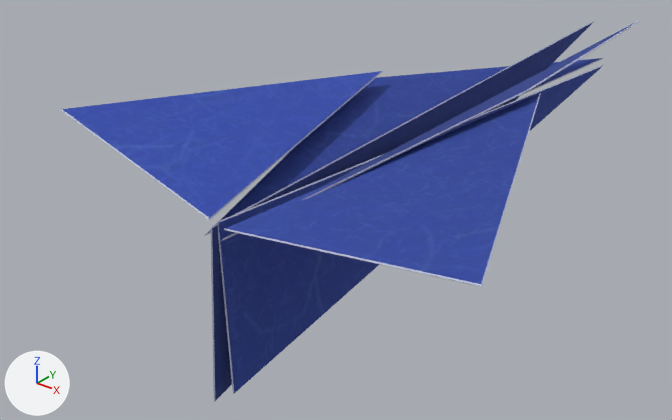
One commit to the glTF model assets/paper/guns/plane_damaged.glb: the scene before it, then after it.
Camera for both pictures: a 50 mm camera at (0.205, -0.352, 0.153) aimed at (-0.036, -0.05, -0.035). Every picture has the same lights, and +X, +Y and +Z are marked at lower left. The older version comes first. Where no turn or scale is listed for an object, it has been applied to the vertices. Vertices at exactly the same position are counted once.

Objects in the first picture: 'plane', 'wing_l', 'wing_r'.
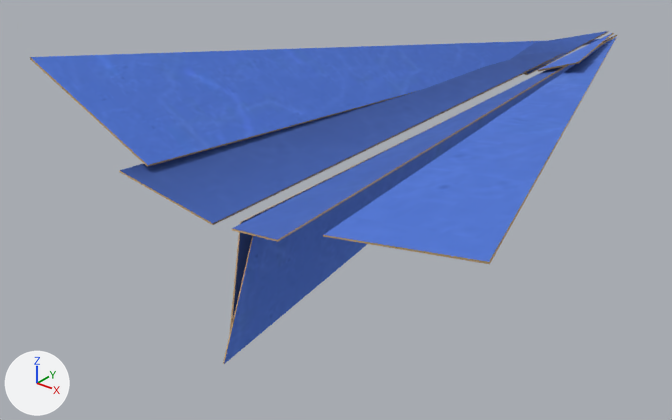
Location of each change, [x1, y1, x2, y2] in pixels of the pictures (672 x 420 px):
'wing_l', reshaped, moved (6% wider, 9% taller)
    before: [61, 58, 604, 236]
    after: [30, 31, 608, 225]
'wing_r', reshaped, moved (9% narrower, 13% shorter)
    before: [219, 20, 641, 287]
    after: [232, 33, 617, 264]
'plane', reshaped, moved (15% shorter)
    before: [210, 20, 605, 401]
    after: [223, 39, 612, 364]
part 1 of me_plane, rebuilt
    before: [210, 20, 595, 401]
    after: [229, 95, 496, 335]
part 2 of me_plane, rebuilt
    before: [217, 64, 605, 394]
    after: [223, 39, 612, 364]
part 3 of me_wing_l, rebuilt
    before: [204, 58, 604, 236]
    after: [119, 51, 567, 225]
part 4 of me_wing_l, deleted (blue)
    before: [61, 71, 383, 220]
part 5 of me_wing_l, added (blue)
    after: [30, 31, 608, 167]
part 6 of me_wing_r, rebuilt (7% narrower, 17% taller)
    before: [224, 93, 541, 287]
    after: [323, 37, 617, 264]
part 7 of me_wing_r, rebuilt (9% narrower, 7% shorter)
    before: [219, 20, 641, 242]
    after: [232, 35, 617, 242]
part 8 of me_wing_r, added (blue)
    after: [538, 33, 614, 72]

Patch to the scene script:
```diff
--- a/assets/paper/guns/plane_damaged.glb.py
+++ b/assets/paper/guns/plane_damaged.glb.py
@@ me_plane @@
 # used by ob_plane; parent = ob_vm; location = (0.0, -0.03, -0.012)
-me_plane.from_pydata(...)  # 36 vertices, 64 faces; spans x -0.007..0.011, y -0.13..0.171, z -0.052..0.033
+me_plane.from_pydata(...)  # 12 vertices, 16 faces; spans x -0.003..0.006, y -0.165..0.156, z -0.049..0.0
+# me_plane part 1: the loose piece of 18 vertices spanning x -0.007..-0.002, y -0.13..0.171, z -0.052..0.033 is rebuilt with 6 vertices and now spans x -0.003..0.004, y -0.161..0.156, z -0.049..0.0
+# me_plane part 2: the loose piece of 18 vertices spanning x -0.003..0.011, y -0.127..0.157, z -0.048..0.024 is rebuilt with 6 vertices and now spans x 0.001..0.006, y -0.165..0.156, z -0.049..-0.001
 me_plane.materials.append(mat_paper_plane_damaged)
@@ me_wing_l @@
 # used by ob_wing_l; location = (0.0, -0.01, 0.01)
-me_wing_l.from_pydata(...)  # 35 vertices, 62 faces; spans x -0.084..0.004, y -0.151..0.153, z -0.01..0.024
+me_wing_l.from_pydata(...)  # 18 vertices, 24 faces; spans x -0.1..-0.001, y -0.156..0.158, z -0.003..0.041
+# me_wing_l part 3: the loose piece of 18 vertices spanning x -0.048..0.004, y -0.149..0.153, z -0.01..0.007 is rebuilt with 6 vertices and now spans x -0.053..-0.003, y -0.156..0.158, z -0.003..0.007
+# me_wing_l part 4: the loose piece of 17 vertices spanning x -0.084..-0.002, y -0.151..-0.001, z 0.004..0.024 is deleted
+# me_wing_l part 5
+# 12 vertices are added at x -0.1..-0.001, y -0.156..0.157, z -0.003..0.041
+# 16 new faces join them
 me_wing_l.materials.append(mat_paper_plane_damaged)
@@ me_wing_r @@
 # used by ob_wing_r; location = (0.0, -0.01, 0.01)
 # verts and faces of me_wing_r; kept vertices keep their numbers, new ones are numbered from 34
-me_wing_r.from_pydata(...)  # 34 vertices, 60 faces; spans x 0.001..0.097, y -0.151..0.165, z -0.002..0.02
+me_wing_r.from_pydata(...)  # 18 vertices, 24 faces; spans x 0.002..0.1, y -0.166..0.16, z -0.002..0.021
+# me_wing_r part 6: the loose piece of 18 vertices spanning x 0.001..0.097, y -0.147..0.007, z -0.001..0.015 is rebuilt with 6 vertices and now spans x 0.003..0.1, y -0.158..0.16, z -0.002..0.021
+# me_wing_r part 7: the loose piece of 16 vertices spanning x 0.003..0.038, y -0.151..0.165, z -0.002..0.02 is rebuilt with 6 vertices and now spans x 0.003..0.034, y -0.166..0.158, z 0.0..0.01
+# me_wing_r part 8
+verts[34] = (0.002, 0.156, 0.001)  # pixel (613, 33)
+verts[35] = (0.003, 0.063, 0.002)  # pixel (538, 71)
+verts[36] = (0.024, 0.063, 0.01)  # pixel (578, 63)
+verts[37] = (0.002, 0.156, 0.002)  # pixel (613, 32)
+verts[38] = (0.003, 0.063, 0.003)  # pixel (537, 69)
+verts[39] = (0.023, 0.063, 0.01)  # pixel (578, 62)
+faces += [(34, 36, 35), (37, 38, 39), (34, 35, 37), (35, 36, 38), (36, 37, 39), (35, 38, 37)]
+faces += [(36, 39, 38), (34, 37, 36)]
 me_wing_r.materials.append(mat_paper_plane_damaged)
@@ ob_plane @@
 ob_plane.parent = ob_vm
-ob_plane.location = (0.0, -0.03, -0.012)
+ob_plane.location = (0.0, 0.0, 0.01)
@@ ob_wing_l @@
 ob_wing_l = bpy.data.objects.new('wing_l', me_wing_l)
-ob_wing_l.location = (0.0, -0.01, 0.01)
+ob_wing_l.location = (0.0, 0.0, 0.01)
@@ ob_wing_r @@
 ob_wing_r = bpy.data.objects.new('wing_r', me_wing_r)
-ob_wing_r.location = (0.0, -0.01, 0.01)
+ob_wing_r.location = (0.0, 0.0, 0.01)
```
